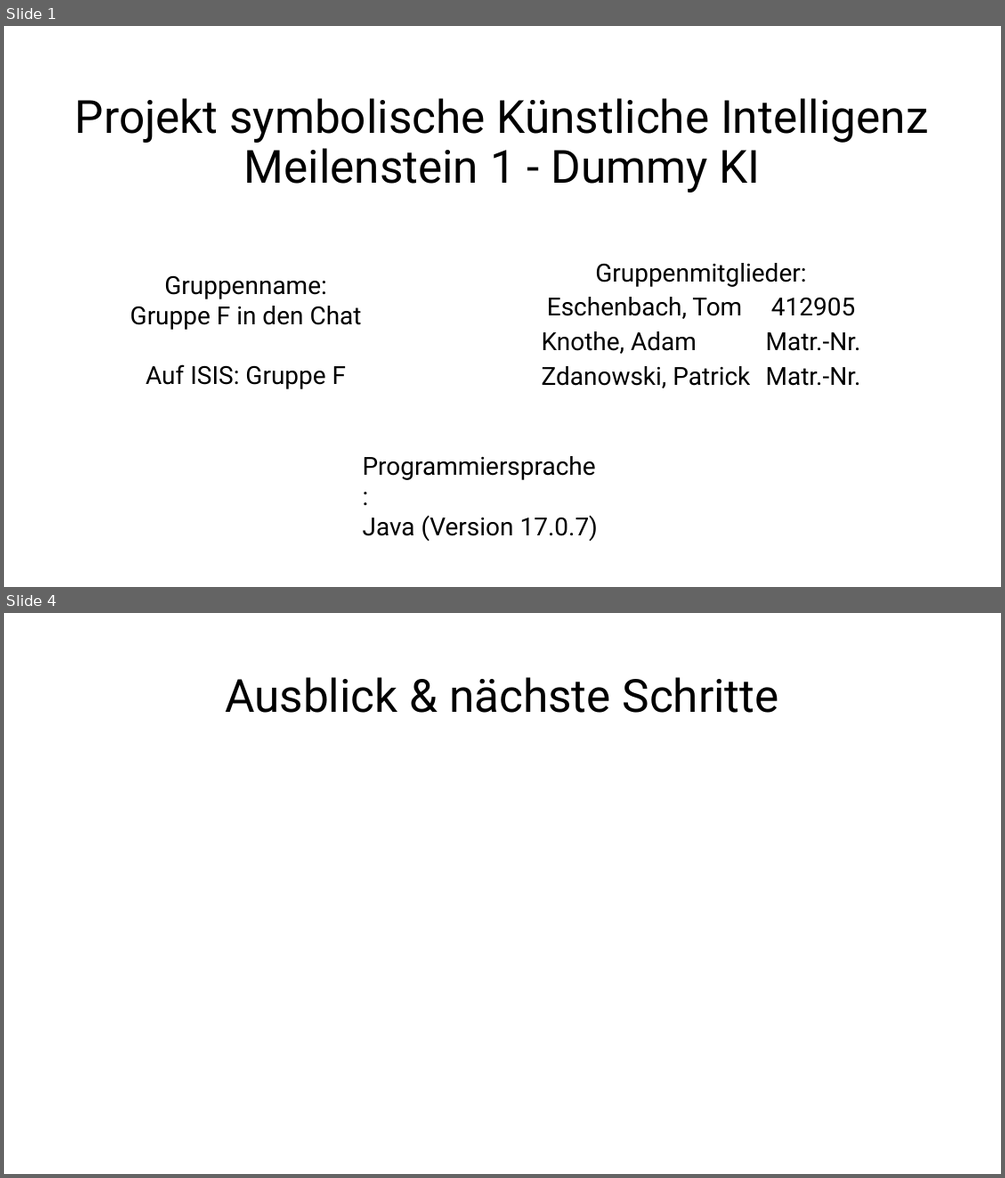
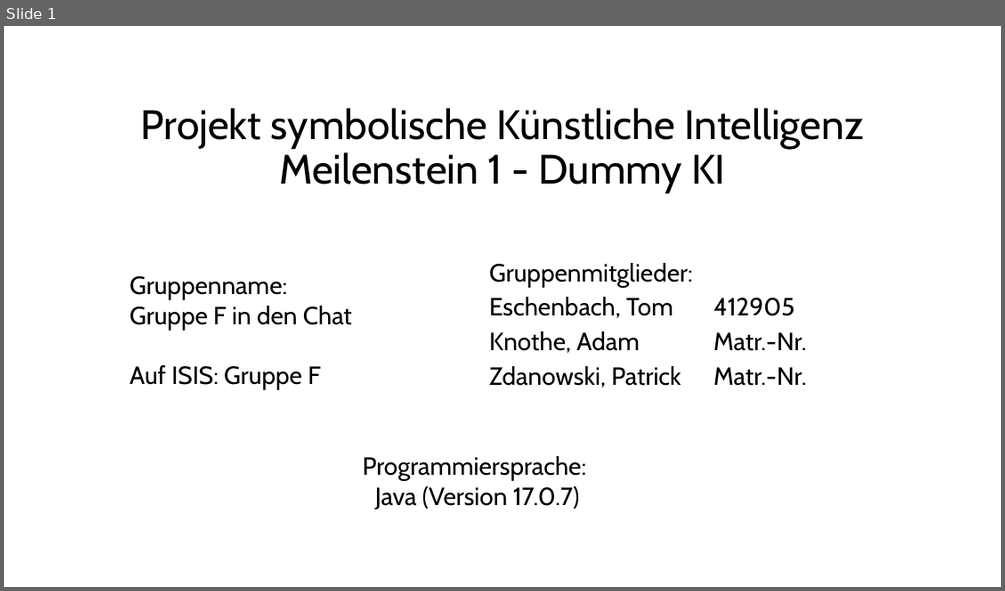
Before and after one commit to patrickzda/chess_engine, a slide deck: PJ_KI_MST1.pptx. Shown one above the other, each under a label of ours: slides 1 and 4 before the commit, slide 1 after it; the slides between them are not shown. The pictures are 1005x1178 and 1005x591 pixels, drawn with LibreOffice and Linux fonts; fonts in the diff are those of the drawing. Boxes give left, top, right and bottom in pixels: in the first picture for what was removed or moved away, otherwise in the second. Text is boxed around its words. In the diff, an @@ line names an element or a change of style, - is before the commit and + after.

```diff
--- a/PJ_KI_MST1.pptx
+++ b/PJ_KI_MST1.pptx
@@ slide 4 removed at (4,613,1001,1174), background #FFFFFF @@
@@ title removed at (225,677,779,713) @@
-Ausblick & nächste Schritte
@@ slide 1 changed as well @@
@@ title "Projekt symbolische Künstliche Intelligenz Meilenstein ..." at (141,108,865,193): size 44 to 39.6 pt, font Roboto to Cabin @@
@@ subtitle "Gruppenmitglieder:" at (489,263,806,387): font Roboto to Cabin; alignment centre to left @@
@@ text "Gruppenname:" at (129,276,352,389): font Roboto to Cabin; alignment centre to left @@
@@ text "Programmiersprache:" at (363,456,587,509): font Roboto to Cabin; alignment left to centre @@
```
Also in this commit, not shown: 7 slides added, 2 other slides removed, 9 other files.
